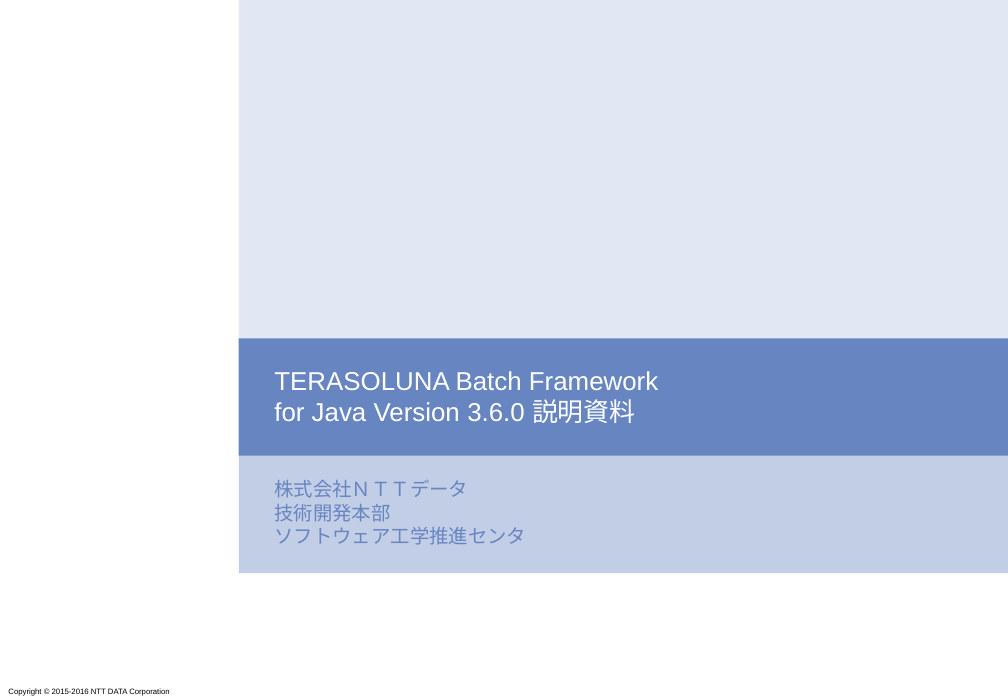
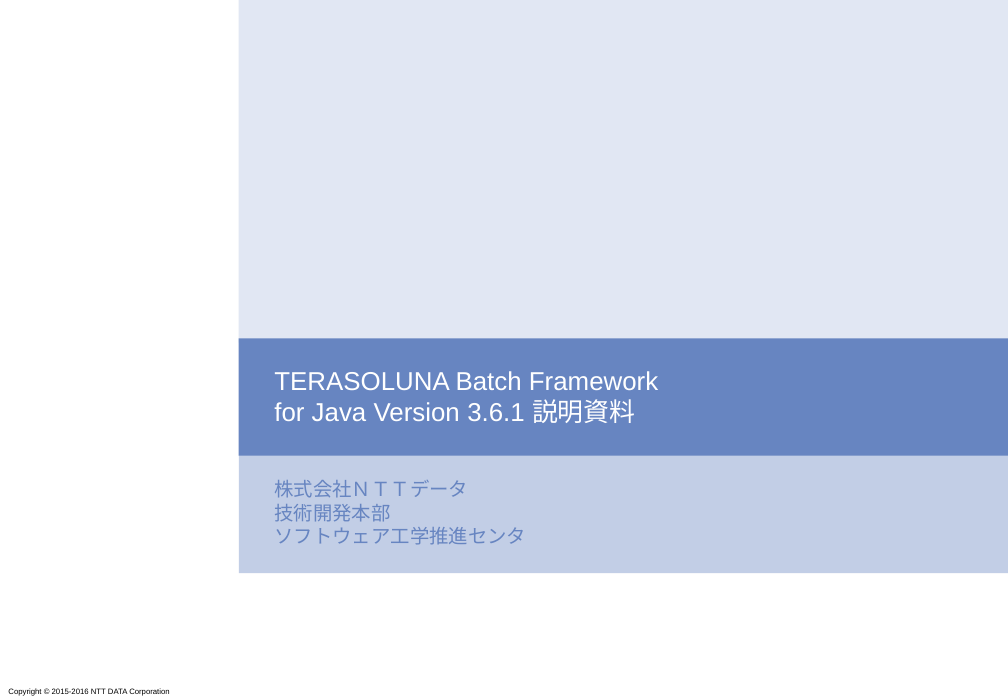
Before and after one commit to terasoluna-batch/terasoluna-doc, a slide deck: slide 1 of architecture/TERASOLUNA Batch Framework for Java Version 3.x 説明資料.pptx. Drawn at 1008x698 pixels with LibreOffice and Linux fonts; fonts in the diff are those of the drawing; background and template pictures are left out. Boxes give left, top, right and bottom in pixels: in the first picture for what was removed or moved away, otherwise in the second. Text is boxed around its words. In the diff, an @@ line names an element or a change of style, - is before the commit and + after.

```diff
--- a/architecture/TERASOLUNA Batch Framework for Java Version 3.x 説明資料.pptx
+++ b/architecture/TERASOLUNA Batch Framework for Java Version 3.x 説明資料.pptx
@@ title at (274,371,658,423): text changed @@
-TERASOLUNA Batch Framework
-for Java Version 3.6.0 説明資料
+TERASOLUNA Batch Framework
+for Java Version 3.6.1 説明資料
```
Also in this commit, not shown: 1 other slide changed, 10 other files.
